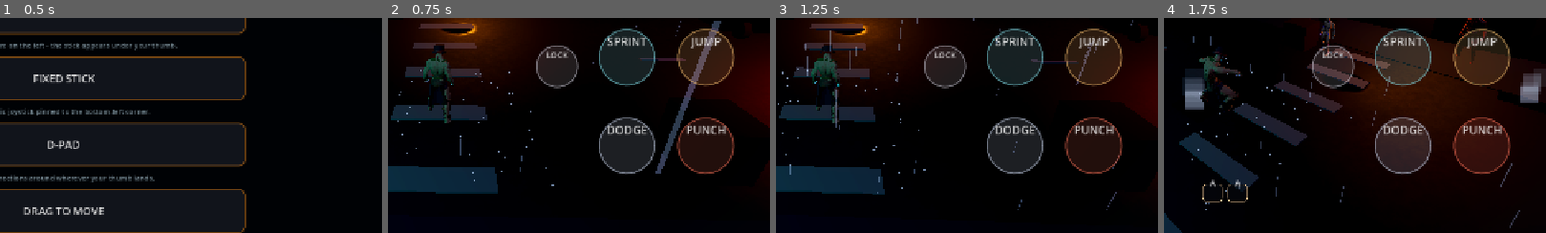
Above: before the commit, frames 1-4 (left to right).
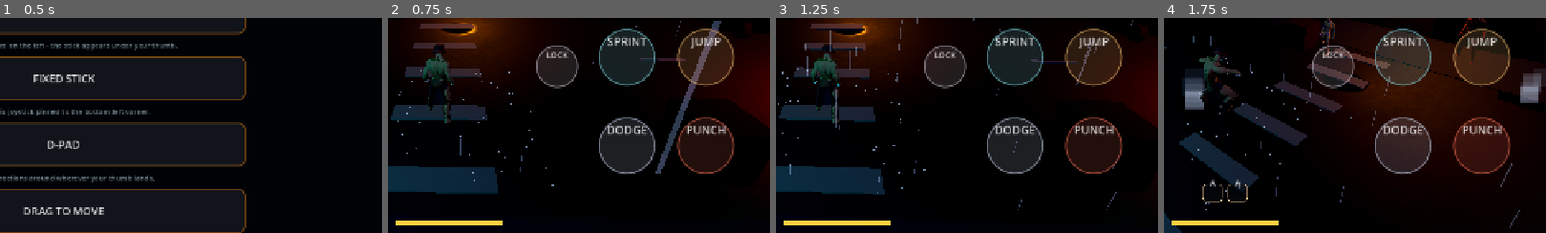
Above: after the commit, the same moments.

Repository: jamesrudh-arch/Barehands
Game: Godot game, scene res://scenes/main.tscn
The game is run twice, just before and just after one commit, with the same random seed, the same clock (stepped at 60 frames per second) and the same inputs.
Inputs (mouse positions are % of the whole screen's width and height, from its top left):
- Up to frame 1 (0.5 s): no input
- Up to frame 2 (0.75 s): click "FLOATING STICK" at 0.5 s
- Up to frame 3 (1.25 s): no input
- Up to frame 4 (1.75 s): tap Enter (ui_accept) at 1.25 s; drag from (84, 71) to (60, 28) at 1.27 s
The pictures show only the part of the screen within x 42-92%, y 41-91%; the shares and areas given below are measured in that part.

Frame 1 is identical in both runs. In frame 2, 0.6% of the frame differs, in the area x 2-30%, y 94-97%; in frame 3, 0.6%; in frame 4, 0.6%.

Commit message:
B2.3: player Composure - the defensive economy (bible 4A)
'Posture break on enemies mirrors Composure on the player.' The hero's
Composure (Tuning composure_max 100, pre-seeded) drains hard on a
landed hit (18), chips on a blocked strike (7), and never costs a
parry - the parry is the skill expression and skill is free, so
defensive play stays rewarding (bible 4A). At zero the GUARD BREAKS:
blocking stops nothing for guard_break_seconds (4 s) - take_hit falls
through to the full hit - the stance shatters out of BLOCK with a
stagger beat, a screen cue and a heavy haptic. Calm (2.5 s untouched)
regenerates 12/s.

New autoload Composure (signal changed/guard_broke, drain(), reset())
following the SuperMeter pattern; ComposureBar in main.tscn following
the LevelBar pattern: a self-drawing bottom-centre strip, gold healthy,
orange under half, red under a quarter, outlined + 'GUARD BROKEN' flash
while broken, leading-edge shimmer while regenning. Tuning keys:
composure_hit_drain, composure_block_drain, composure_regen_per_s,
composure_regen_delay_s, guard_break_seconds.

Test: smoke_combat phase 5 - hold the block against a thug with a
sliver of Composure left, verify the break (stance shatters), that a
strike GOES THROUGH the broken guard (hitstun), the break heals on its
timer, and calm regen refills past half. Writing it caught real
suite-environment behaviour now encoded in the phase: the city keeps
sending heat responders minutes into a suite run, so the phase sweeps
outsiders away and cools the heat - Composure is the subject, not the
street.

Verified: import 0 errors; smoke_combat PASS 0 errors; smoke_depth,
smoke_combos 39, smoke, smoke_progression 23 all PASS 0 errors.

Diff:
--- a/bare-hands/project.godot
+++ b/bare-hands/project.godot
@@ -25,6 +25,7 @@
 Sound="*res://scripts/sound.gd"
 Music="*res://scripts/music.gd"
 Tactics="*res://scripts/tactics.gd"
+Composure="*res://scripts/composure.gd"
 Wallet="*res://scripts/wallet.gd"
 Heat="*res://scripts/heat.gd"
 City="*res://scripts/city.gd"
--- a/bare-hands/scenes/main.tscn
+++ b/bare-hands/scenes/main.tscn
@@ -10,6 +10,7 @@
 [ext_resource type="Script" path="res://scripts/move_list.gd" id="21_moves"]
 [ext_resource type="Script" path="res://scripts/input_strip.gd" id="22_strip"]
 [ext_resource type="Script" path="res://scripts/level_bar.gd" id="23_level"]
+[ext_resource type="Script" path="res://scripts/composure_bar.gd" id="24_composure"]
 [ext_resource type="Script" path="res://scripts/trainer.gd" id="24_trainer"]
 [ext_resource type="PackedScene" path="res://scenes/enemy.tscn" id="5_enemy"]
 [ext_resource type="Script" path="res://scripts/style_meter.gd" id="6_style"]
@@ -693,6 +694,9 @@
 [node name="InputStrip" type="Control" parent="UI" groups=["input_strip"]]
 script = ExtResource("22_strip")
 
+[node name="ComposureBar" type="Control" parent="UI"]
+script = ExtResource("24_composure")
+
 [node name="LevelBar" type="Control" parent="UI"]
 script = ExtResource("23_level")
 
--- /dev/null
+++ b/bare-hands/scripts/composure.gd
@@ -0,0 +1,65 @@
+extends Node
+## Player Composure (Batch 2, bible 4A: 'Posture break on enemies mirrors
+## Composure on the player'; balance defaults: Composure 100). The hero's
+## defensive economy: hits drain it hard, blocked strikes chip it, parries
+## cost nothing (skill is free - defensive play stays rewarding). At zero
+## the GUARD BREAKS: blocking is dead for a beat, the strike goes through.
+## Calm regenerates it. The ComposureBar (main UI) listens to `changed`.
+
+signal changed(value: float)
+signal guard_broke
+
+var value := 100.0:
+	set(v):
+		value = clampf(v, 0.0, Tuning.v("composure_max"))
+		changed.emit(value)
+
+var _broken_until_msec := 0
+var _last_drain_msec := 0
+
+
+func _ready() -> void:
+	# survive the stress run: start whole, no save scumming
+	value = Tuning.v("composure_max")
+
+
+func _process(delta: float) -> void:
+	var now := Time.get_ticks_msec()
+	# the break heals on its own timer, independent of the bar refilling
+	if _broken_until_msec > 0 and now >= _broken_until_msec:
+		_broken_until_msec = 0
+		changed.emit(value)
+	# calm regen: nothing has bitten the hero for a beat
+	if now - _last_drain_msec > int(Tuning.v("composure_regen_delay_s") * 1000.0):
+		if value < Tuning.v("composure_max"):
+			value = minf(value + Tuning.v("composure_regen_per_s") * delta,
+					Tuning.v("composure_max"))
+
+
+## A hit landed (hard drain) or a strike was blocked (a chip). Parries
+## never drain - the parry is the skill expression, and skill is free.
+func drain(amount: float, _why: String = "") -> void:
+	if amount <= 0.0:
+		return
+	_last_drain_msec = Time.get_ticks_msec()
+	var was_broken := guard_broken()
+	value -= amount
+	if value <= 0.0 and not was_broken:
+		_broken_until_msec = Time.get_ticks_msec() + \
+				int(Tuning.v("guard_break_seconds") * 1000.0)
+		guard_broke.emit()
+		Log.info("Composure: GUARD BROKEN (%s)" % _why)
+		Fx.shake(0.6)
+		Fx.haptic(120)
+		Sound.play("latch_0", -6.0, 0.8)
+
+
+func guard_broken() -> bool:
+	return _broken_until_msec > Time.get_ticks_msec()
+
+
+## Tests and the instant retry reset the hero whole.
+func reset() -> void:
+	_broken_until_msec = 0
+	_last_drain_msec = 0
+	value = Tuning.v("composure_max")
--- /dev/null
+++ b/bare-hands/scripts/composure_bar.gd
@@ -0,0 +1,67 @@
+class_name ComposureBar
+extends Control
+## The Composure bar (Batch 2): bottom-centre, above the thumb zone - a
+## wide flat strip that reads at a glance in a fight. Gold while healthy,
+## orange under half, red under a quarter; when the GUARD BREAKS the strip
+## empties and a jagged "GUARD BROKEN" flash sells the mistake. Follows
+## the LevelBar pattern: a Control in main.tscn that draws itself.
+
+const W := 180.0
+const H := 7.0
+
+var _flash_t := 0.0
+
+
+func _ready() -> void:
+	add_to_group("composure_bar")
+	mouse_filter = Control.MOUSE_FILTER_IGNORE
+	set_anchors_preset(Control.PRESET_CENTER_BOTTOM)
+	offset_left = -W / 2.0
+	offset_right = W / 2.0
+	offset_top = -84.0
+	offset_bottom = -77.0
+	Composure.changed.connect(_on_changed)
+	Composure.guard_broke.connect(_on_break)
+	_on_changed(Composure.value)
+	# draw below the style/toast layers, above the game
+	z_index = 5
+
+
+func _on_changed(_v: float) -> void:
+	queue_redraw()
+
+
+func _on_break() -> void:
+	_flash_t = 1.2
+	Sound.play("sub_hit_1", -8.0, 0.7)
+
+
+func _process(delta: float) -> void:
+	if _flash_t > 0.0:
+		_flash_t = maxf(_flash_t - delta, 0.0)
+		queue_redraw()
+
+
+func _draw() -> void:
+	var frac := clampf(Composure.value / Tuning.v("composure_max"), 0.0, 1.0)
+	var r := Rect2(Vector2.ZERO, Vector2(W, H))
+	draw_rect(r, Color(0.04, 0.04, 0.05, 0.75))  # the track
+	var col := Color(1.0, 0.82, 0.25)  # gold: healthy
+	if frac < 0.5:
+		col = Color(1.0, 0.55, 0.2)  # orange: pressure
+	if frac < 0.25 or Composure.guard_broken():
+		col = Color(1.0, 0.25, 0.2)  # red: about to break / broken
+	if frac > 0.0:
+		draw_rect(Rect2(Vector2.ZERO, Vector2(W * frac, H)), col)
+	if Composure.guard_broken():
+		# the guard is shattered: outline the empty strip and flash the tell
+		draw_rect(r, Color(1.0, 0.25, 0.2, 0.4 + 0.6 * _flash_t), false, 1.5)
+		if _flash_t > 0.0:
+			var font := get_theme_default_font()
+			draw_string(font, Vector2(0, -10), "GUARD BROKEN",
+					HORIZONTAL_ALIGNMENT_CENTER, W, int(18 + 8 * _flash_t),
+					Color(1.0, 0.3, 0.2, minf(_flash_t, 1.0)))
+	elif frac < 1.0 and frac > 0.0:
+		# the calm-regen shimmer on the leading edge
+		draw_rect(Rect2(Vector2(W * frac - 1.5, 0.0), Vector2(1.5, H)),
+				Color(1, 1, 1, 0.35))
--- a/bare-hands/scripts/player.gd
+++ b/bare-hands/scripts/player.gd
@@ -98,6 +98,7 @@
 
 
 func _ready() -> void:
+	Composure.guard_broke.connect(_on_guard_broke)
 	ComboInput.matched.connect(_on_combo_matched)
 	ComboInput.variety_bonus.connect(_on_variety)
 	# XP lands with every hit; parries and takedowns pay better (PART 3)
@@ -777,6 +778,14 @@
 
 ## An enemy strike connects. Returns what happened so the attacker can react:
 ## "hit", "blocked" or "parried" (a young block = perfect parry).
+func _on_guard_broke() -> void:
+	# the guard shatters: out of the stance, a stagger beat, the tell
+	if state == State.BLOCK:
+		state = State.GROUND
+	_rig.play("Hit_Chest", 0.04, 1.1)
+	_hint_once("guardbreak", "GUARD BROKEN - EVADE")
+
+
 func take_hit(dir: Vector3, from: CharacterBody3D = null) -> String:
 	if state == State.CLIMB or state == State.GRAB:
 		return "hit"
@@ -784,23 +793,27 @@
 	dir = dir.normalized()
 	if state == State.DODGE:
 		return "hit"  # resolved by the enemy via dodge_age() before this
-	if state == State.BLOCK:
+	if state == State.BLOCK and not Composure.guard_broken():
+		# a broken guard stops nothing: the strike goes through
 		if _block_t <= BLOCK_PARRY_WINDOW:
 			if from and from.has_method("parried"):
 				from.parried()
 			return "parried"
-		# a solid block: pushed back, no stun, no damage feel
+		# a solid block: pushed back, no stun, no damage feel - but it
+		# chips Composure (bible 4A: the defensive economy)
 		velocity.x = dir.x * 2.0
 		velocity.z = dir.z * 2.0
 		Fx.burst(global_position + Vector3.UP * 1.2 + \
 				-_body.global_transform.basis.z * 0.5, Color(0.6, 0.8, 1.0))
 		Fx.haptic(30)
 		Fx.emit_hit("block", global_position + Vector3.UP * 1.2)
+		Composure.drain(Tuning.v("composure_block_drain"), "block")
 		return "blocked"
 	velocity.x = dir.x * 4.5
 	velocity.z = dir.z * 4.5
 	velocity.y = 1.5
 	_hitstun_until = _t + 0.45 * _gear_stun()
+	Composure.drain(Tuning.v("composure_hit_drain"), "hit")
 	state = State.GROUND
 	_rig.play("Hit_Chest", 0.04, 1.6)
 	Fx.shake(0.4)
--- a/bare-hands/scripts/tuning.gd
+++ b/bare-hands/scripts/tuning.gd
@@ -15,6 +15,11 @@
 	# --- combat: damage and health (section 14) ---
 	"player_hp": 100.0,
 	"composure_max": 100.0,
+	"composure_hit_drain": 18.0,  # a landed hit on the hero
+	"composure_block_drain": 7.0,  # a blocked strike chips it
+	"composure_regen_per_s": 12.0,  # calm regen
+	"composure_regen_delay_s": 2.5,  # nothing has bitten the hero for this long
+	"guard_break_seconds": 4.0,  # block is dead for this long
 	"thug_hp": 40.0,
 	"guard_hp": 70.0,
 	"heavy_hp": 160.0,
--- a/bare-hands/tests/smoke_combat.gd
+++ b/bare-hands/tests/smoke_combat.gd
@@ -27,6 +27,7 @@
 var _posture_pf := -1
 var _posture_saw_heavy := false
 var _posture_opener := false
+var _marks_c := {}  # the composure phase's little state machine
 var _tele_at := -1
 var _dodged := false
 var _counter_punched := false
@@ -84,6 +85,8 @@
 			_slam()
 		4:
 			_posture()
+		5:
+			_composure()
 		_:
 			_finish()
 
@@ -286,6 +289,71 @@
 		_next()
 
 
+# --- 5: Composure - the guard breaks and heals (Batch 2, bible 4A) ------------
+
+
+func _composure() -> void:
+	if _pf == 1:
+		_thug.global_position = _player.global_position + Vector3(1.4, 0.02, 0.0)
+		_thug.velocity = Vector3.ZERO
+		_thug.state = Enemy.State.IDLE
+		_thug.set("hp", 40)
+		_player.velocity = Vector3.ZERO
+		_set_move(Vector2.ZERO)
+		_face_east()
+		_marks_c = {"broke": false, "hitstun_while_broken": false, "healed": false}
+		InputBus.dodge_press()  # hold DODGE: the block stance
+		# speed the story up: leave a sliver, one blocked strike breaks it
+		Composure.reset()
+		Composure.drain(Composure.value - Tuning.v("composure_block_drain") - 1.0, "test")
+	# The suite has been fighting for minutes by now and the CITY keeps
+	# sending heat responders - this phase tests Composure, not the
+	# street. Sweep every outsider across the map on every tick and cool
+	# the heat; while the guard story plays out the suite thug is held
+	# close instead (knockback drift is not this phase's subject).
+	var calm_phase: bool = _marks_c.get("broke", false) and _marks_c.get("hitstun_while_broken", false)
+	if _pf % 15 == 0:
+		Heat.heat = 0.0
+		for e in get_tree().get_nodes_in_group("enemy"):
+			if calm_phase or e != _thug:
+				e.global_position = Vector3(19.0, 0.02, 19.0)
+				e.velocity = Vector3.ZERO
+	if not calm_phase and _pf % 30 == 0:
+		_thug.global_position = _player.global_position + Vector3(1.4, 0.0, 0.0)
+		_thug.velocity = Vector3.ZERO
+	if not _marks_c["broke"]:
+		if Composure.guard_broken():
+			_marks_c["broke"] = true
+			_marks_c["broke_pf"] = _pf
+		if _pf > 900:  # ~15 s without a break: something is wrong
+			_check(false, "the guard never broke (composure %.1f)" % Composure.value)
+			InputBus.dodge_release()
+			_next()
+	elif not _marks_c["hitstun_while_broken"]:
+		# still holding the (dead) guard: the next strike must GO THROUGH
+		if _player.get("_hitstun_until") > _player.get("_t"):
+			_marks_c["hitstun_while_broken"] = true
+			_marks_c["heal_pf"] = _pf
+			_check(true, "a broken guard stops nothing: the strike landed")
+		if _pf - _marks_c["broke_pf"] > 360:
+			_check(false, "no strike landed while the guard was broken")
+			InputBus.dodge_release()
+			_next()
+	else:
+		# release and let the break heal + calm regen refill the bar
+		# (the sweep above has cleared the whole street by now)
+		InputBus.dodge_release()
+		if _pf % 60 == 0:
+			print("CPDEBUG pf=%d val=%.1f broken=%s since_drain=%d" % [_pf,
+					Composure.value, Composure.guard_broken(),
+					Time.get_ticks_msec() - Composure._last_drain_msec])
+		if _pf - _marks_c["heal_pf"] > 480 and not _marks_c["healed"]:
+			_marks_c["healed"] = true
+			_check(not Composure.guard_broken(), "the break heals on its timer")
+			_check(Composure.value > 50.0, "calm regen refills Composure (%.0f)" % Composure.value)
+			_next()
+
+
 func _finish() -> void:
 	_check(Engine.time_scale == 1.0, "Engine.time_scale back to 1.0 at exit")
 	_check(_style.cash > 0, "cash points banked for the batch ($%d)" % _style.cash)
Not shown, added: bare-hands/scripts/composure.gd.uid
Not shown, added: bare-hands/scripts/composure_bar.gd.uid
